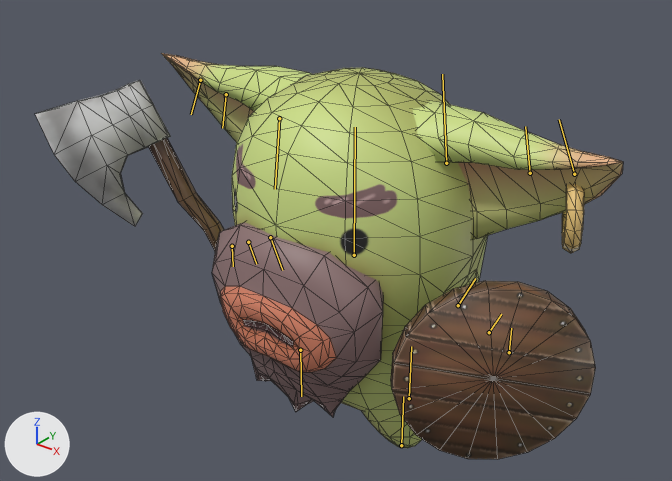
The FBX model Assets/Sunken/Enemy/FBX/Goblin_Warrior_Move.fbx as it was, and as the next commit left it.
Rendered twice from a 50 mm camera at (0.793, -1.037, 0.975) aimed at (-0.026, -0.013, 0.34). Lighting does not change. The marker at lower left points along +X, +Y and +Z. The first picture is the older version. The bones that change, and the others that lie on the model, are drawn over the model as lines. Mesh edges are drawn as thin lines.

The first picture shows 'Goblin_Warrior_1', 'Wood_Axe', 'Wood_Shield'.
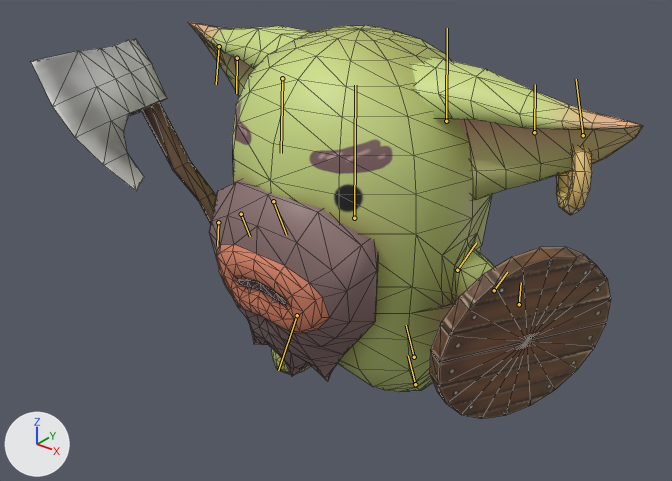
The newer file adds an action. The first version stands in its rest pose; the second is drawn at frame 12 of the action 'Anim_Goblin_Warrior_Move.001'.

What differs and where, as boxes (x1, y1, x2, y2) in the pictures (672 x 481 px):
'Goblin_Warrior_1', posed (6% shorter)
    before: (162, 53, 623, 448)
    after: (188, 22, 643, 392)
'Wood_Shield', posed (11% narrower)
    before: (391, 281, 596, 459)
    after: (429, 247, 611, 419)
'Wood_Axe', posed (9% taller)
    before: (35, 80, 224, 251)
    after: (31, 39, 216, 225)
bone 'leg_01_l', root to tip
    before: (409, 398) to (411, 346)
    after: (414, 357) to (406, 325)
bone 'leg_01_r', root to tip
    before: (300, 350) to (301, 396)
    after: (297, 315) to (278, 370)
bone 'spine', root to tip
    before: (354, 255) to (355, 127)
    after: (354, 218) to (355, 85)
bone 'arm_01_l', root to tip
    before: (458, 305) to (475, 278)
    after: (457, 270) to (476, 242)
bone 'arm_02_l', root to tip
    before: (489, 332) to (501, 314)
    after: (494, 290) to (507, 272)
bone 'arm_01_r', root to tip
    before: (270, 237) to (282, 270)
    after: (273, 201) to (286, 235)
bone 'arm_02_r', root to tip
    before: (248, 242) to (256, 264)
    after: (241, 214) to (250, 236)
bone 'ear_01_l', root to tip
    before: (446, 163) to (442, 74)
    after: (446, 121) to (447, 28)
bone 'ear_02_l', root to tip
    before: (530, 173) to (525, 126)
    after: (534, 132) to (535, 84)
bone 'ear_03_l', root to tip
    before: (574, 174) to (559, 119)
    after: (583, 135) to (576, 79)
bone 'ear_01_r', root to tip
    before: (279, 118) to (275, 189)
    after: (282, 78) to (281, 153)
bone 'ear_02_r', root to tip
    before: (226, 94) to (222, 128)
    after: (237, 58) to (236, 93)
bone 'ear_03_r', root to tip
    before: (200, 80) to (191, 114)
    after: (219, 46) to (216, 84)

What changed in the scene script:
```text
Change bone_rig_object:
    where bone_rig_object = bpy.data.objects['center']  # the whole rig 'center'
    bone_rig_object.location: (0.0, 0.0, 0.107) -> (0.001, 0.0, 0.18)
    bone_rig_object.rotation_euler: (1.571, 0.0, 0.0) -> (1.571, 0.0, 0.0698)  # degrees (90, 0, 0) -> degrees (90, 0, 4)
Change bone_leg_01_l:
    where bone_leg_01_l = bpy.data.objects['center'].pose.bones['leg_01_l']
    bone_leg_01_l.rotation_quaternion: (1.0, 0.0, 0.0, 0.0) -> (0.967, 0.244, -0.046, -0.064)  # degrees (0, 0, 0) -> degrees (29, -3, -8)
Change bone_leg_01_r:
    where bone_leg_01_r = bpy.data.objects['center'].pose.bones['leg_01_r']
    bone_leg_01_r.rotation_quaternion: (1.0, 0.0, 0.0, 0.0) -> (0.943, -0.328, 0.049, -0.042)  # degrees (0, 0, 0) -> degrees (-39, 4, -6)
Change bone_spine:
    where bone_spine = bpy.data.objects['center'].pose.bones['spine']
    bone_spine.location: (0.0, 0.0, 0.0) -> (0.0, -1.0, 0.0)
    bone_spine.rotation_quaternion: (1.0, 0.0, 0.0, 0.0) -> (0.998, 0.0, -0.063, 0.0)  # degrees (0, 0, 0) -> degrees (0, -7, 0)
Change bone_arm_01_l:
    where bone_arm_01_l = bpy.data.objects['center'].pose.bones['arm_01_l']  # child of 'spine'
    bone_arm_01_l.rotation_quaternion: (1.0, 0.0, 0.0, 0.0) -> (0.98, 0.001, 0.2, -0.019)  # degrees (0, 0, 0) -> degrees (0, 23, -2)
Change bone_arm_02_l:
    where bone_arm_02_l = bpy.data.objects['center'].pose.bones['arm_02_l']  # child of 'arm_01_l'
    bone_arm_02_l.rotation_quaternion: (1.0, 0.0, 0.0, 0.0) -> (0.998, 0.001, 0.055, -0.004)  # degrees (0, 0, 0) -> degrees (0, 6, 0)
Change bone_arm_01_r:
    where bone_arm_01_r = bpy.data.objects['center'].pose.bones['arm_01_r']  # child of 'spine'
    bone_arm_01_r.rotation_quaternion: (1.0, 0.0, 0.0, 0.0) -> (0.939, -0.012, -0.343, -0.023)  # degrees (0, 0, 0) -> degrees (-1, -40, -3)
Change bone_arm_02_r:
    where bone_arm_02_r = bpy.data.objects['center'].pose.bones['arm_02_r']  # child of 'arm_01_r'
    bone_arm_02_r.rotation_quaternion: (1.0, 0.0, 0.0, 0.0) -> (0.998, 0.001, 0.055, -0.004)  # degrees (0, 0, 0) -> degrees (0, 6, 0)
Change bone_ear_01_l:
    where bone_ear_01_l = bpy.data.objects['center'].pose.bones['ear_01_l']  # child of 'head'
    bone_ear_01_l.rotation_quaternion: (1.0, 0.0, 0.0, 0.0) -> (0.998, 0.002, 0.055, -0.028)  # degrees (0, 0, 0) -> degrees (0, 6, -3)
Change bone_ear_02_l:
    where bone_ear_02_l = bpy.data.objects['center'].pose.bones['ear_02_l']  # child of 'ear_01_l'
    bone_ear_02_l.rotation_quaternion: (1.0, 0.0, 0.0, 0.0) -> (0.998, 0.002, 0.055, -0.028)  # degrees (0, 0, 0) -> degrees (0, 6, -3)
Change bone_ear_03_l:
    where bone_ear_03_l = bpy.data.objects['center'].pose.bones['ear_03_l']  # child of 'ear_02_l'
    bone_ear_03_l.rotation_quaternion: (1.0, 0.0, 0.0, 0.0) -> (0.998, 0.002, 0.055, -0.028)  # degrees (0, 0, 0) -> degrees (0, 6, -3)
Change bone_ear_01_r:
    where bone_ear_01_r = bpy.data.objects['center'].pose.bones['ear_01_r']  # child of 'head'
    bone_ear_01_r.rotation_quaternion: (1.0, 0.0, 0.0, 0.0) -> (0.998, 0.002, 0.055, -0.028)  # degrees (0, 0, 0) -> degrees (0, 6, -3)
Change bone_ear_02_r:
    where bone_ear_02_r = bpy.data.objects['center'].pose.bones['ear_02_r']  # child of 'ear_01_r'
    bone_ear_02_r.rotation_quaternion: (1.0, 0.0, 0.0, 0.0) -> (0.998, 0.002, 0.055, -0.028)  # degrees (0, 0, 0) -> degrees (0, 6, -3)
Change bone_ear_03_r:
    where bone_ear_03_r = bpy.data.objects['center'].pose.bones['ear_03_r']  # child of 'ear_02_r'
    bone_ear_03_r.rotation_quaternion: (1.0, 0.0, 0.0, 0.0) -> (0.998, 0.002, 0.055, -0.028)  # degrees (0, 0, 0) -> degrees (0, 6, -3)
```
